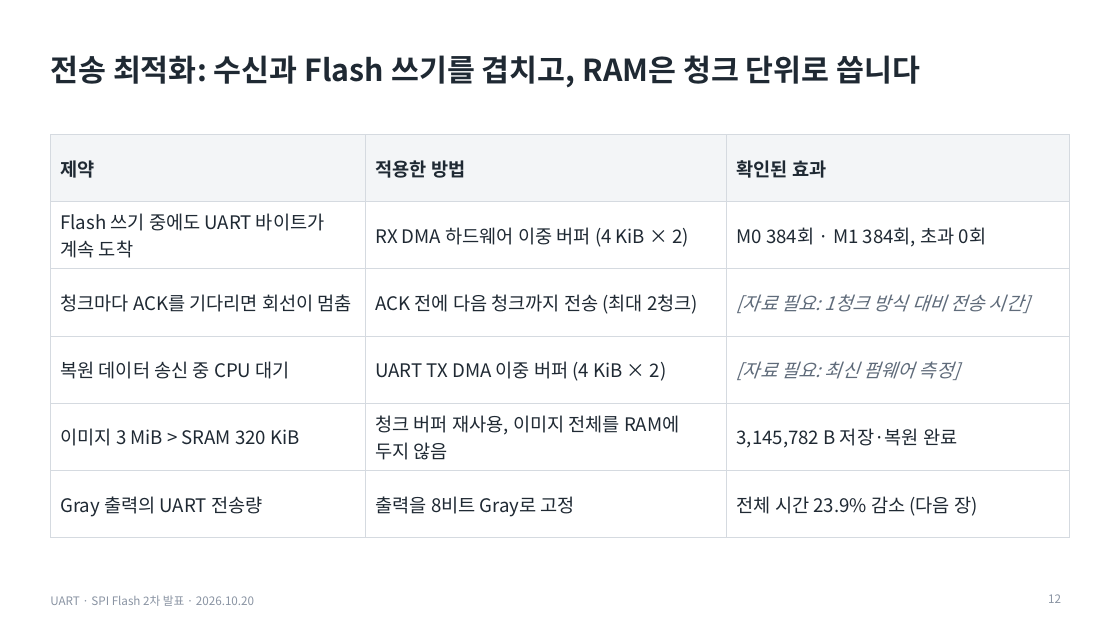
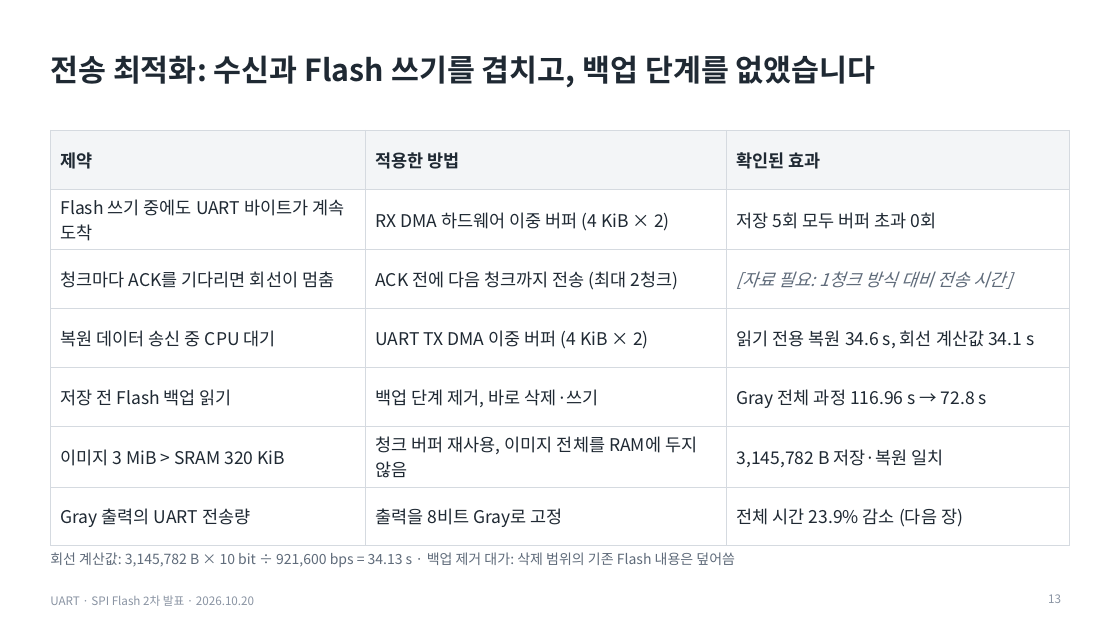
Before and after one commit to dazement/STM32-BMP-file-store-in-Flash-memory, a slide deck: slide 13 of presentation_oct20/output/UART_SPIFlash_2차발표_1020_코드검증.pptx (slide 12 before the commit). Drawn at 1120x630 pixels with LibreOffice and Linux fonts; fonts in the diff are those of the drawing. Boxes give left, top, right and bottom in pixels: in the first picture for what was removed or moved away, otherwise in the second. Text is boxed around its words. In the diff, an @@ line names an element or a change of style, - is before the commit and + after.

```diff
--- a/presentation_oct20/output/UART_SPIFlash_2차발표_1020_코드검증.pptx
+++ b/presentation_oct20/output/UART_SPIFlash_2차발표_1020_코드검증.pptx
@@ title at (50,55,876,88): text changed @@
-전송 최적화: 수신과 Flash 쓰기를 겹치고, RAM은 청크 단위로 씁니다
+전송 최적화: 수신과 Flash 쓰기를 겹치고, 백업 단계를 없앴습니다
@@ table at (50,130,1070,531) @@
-row 2, column 3: M0 384회 · M1 384회, 초과 0회
+row 2, column 3: 저장 5회 모두 버퍼 초과 0회
-row 4: 복원 데이터 송신 중 CPU 대기 | UART TX DMA 이중 버퍼 (4 KiB × 2) | [자료 필요: 최신 펌웨어 측정]
-row 5: 이미지 3 MiB > SRAM 320 KiB | 청크 버퍼 재사용, 이미지 전체를 RAM에 두지 않음 | 3,145,782 B 저장·복원 완료
+row 4: 복원 데이터 송신 중 CPU 대기 | UART TX DMA 이중 버퍼 (4 KiB × 2) | 읽기 전용 복원 34.6 s, 회선 계산값 34.1 s
+row 5: 저장 전 Flash 백업 읽기 | 백업 단계 제거, 바로 삭제·쓰기 | Gray 전체 과정 116.96 s → 72.8 s
+row 6: 이미지 3 MiB > SRAM 320 KiB | 청크 버퍼 재사용, 이미지 전체를 RAM에 두지 않음 | 3,145,782 B 저장·복원 일치
@@ table: place and size @@
-table at (50,134,1070,521)
+table at (50,130,1070,531)
@@ text added at (50,552,735,567), 12 pt, text #5F6B7A @@
+회선 계산값: 3,145,782 B × 10 bit ÷ 921,600 bps = 34.13 s · 백업 제거 대가: 삭제 범위의 기존 Flash 내용은 덮어씀
```
Also in this commit, not shown: 7 other slides changed, 3 slides added, 3 slides removed.
